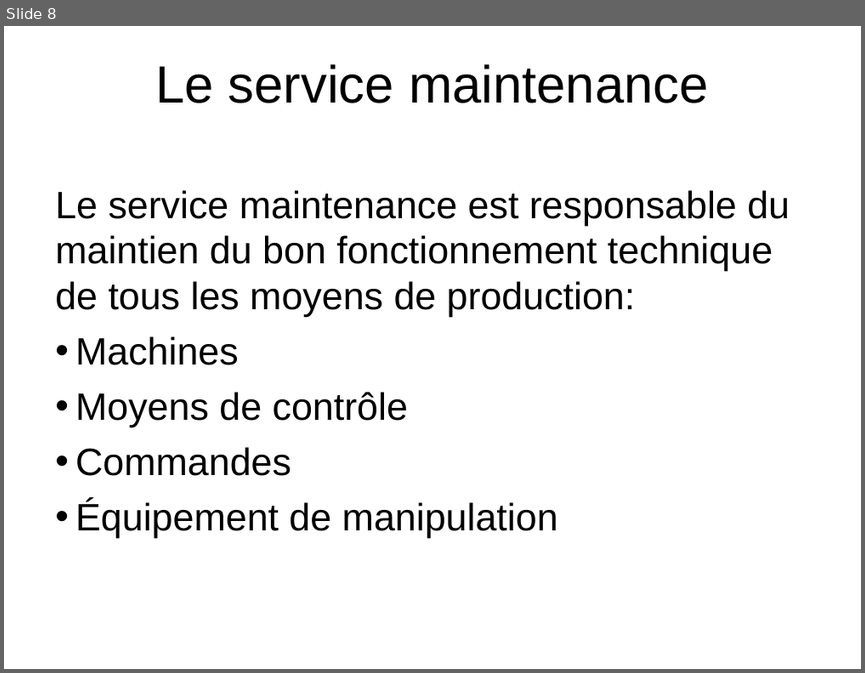
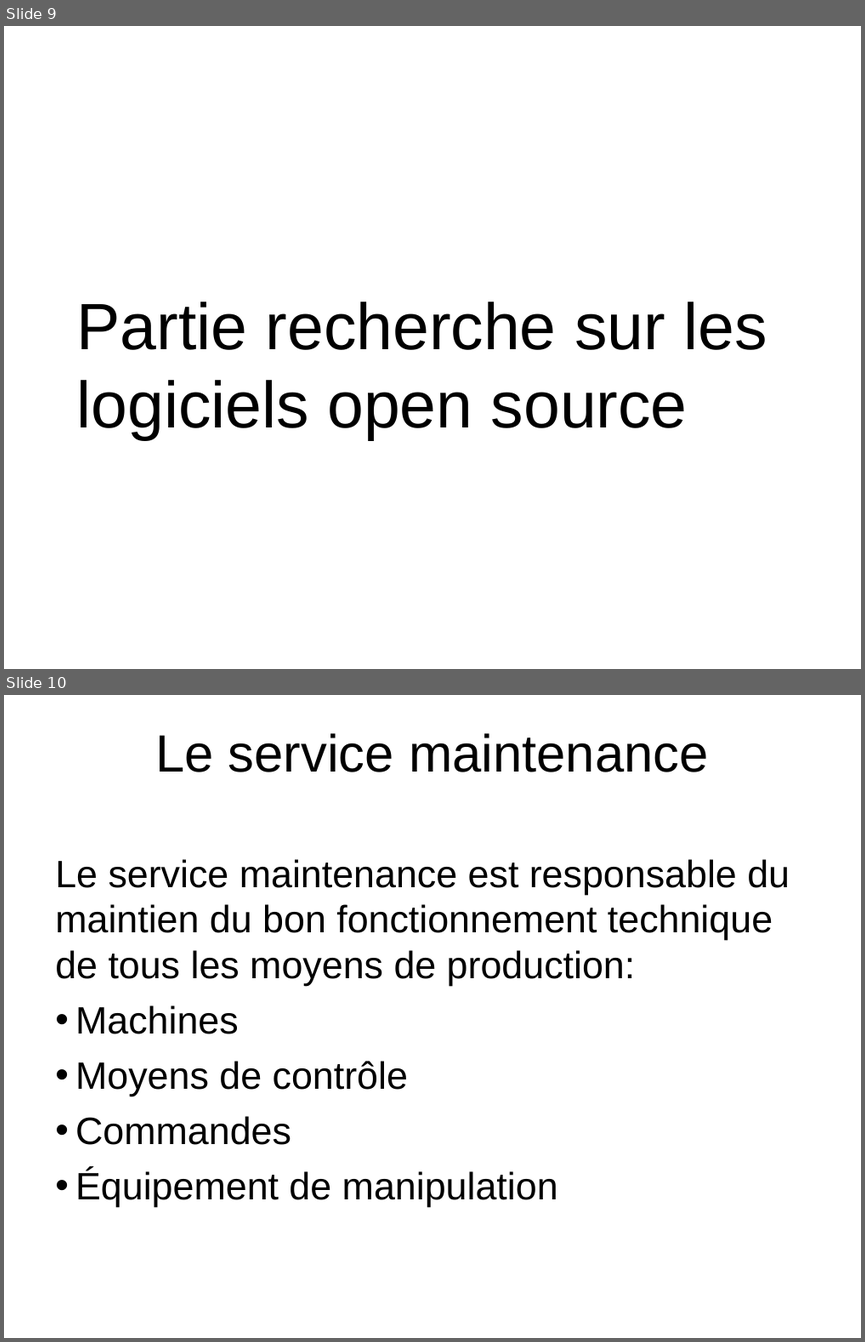
Before and after one commit to HabibAroua/Criminel_dep, a slide deck: documentation/presentation/P1/2734.ppt. Shown one above the other, each under a label of ours: slide 8 before the commit, slides 9 and 10 after it. The pictures are 865x673 and 865x1342 pixels, drawn with LibreOffice and Linux fonts; fonts in the diff are those of the drawing; background and template pictures are left out. Boxes give left, top, right and bottom in pixels: in the first picture for what was removed or moved away, otherwise in the second. Text is boxed around its words. In the diff, an @@ line names an element or a change of style, - is before the commit and + after.

```diff
--- a/documentation/presentation/P1/2734.ppt
+++ b/documentation/presentation/P1/2734.ppt
@@ slide 9 added at [4,26,861,669], background picture (left out) @@
@@ text added at [76,301,766,440], 55 pt, text #000000 @@
+Partie recherche sur les logiciels open source
@@ what was slide 8 is now slide 10 @@
```
Also in this commit, not shown: 1 slide changed, 1 other slide added.
